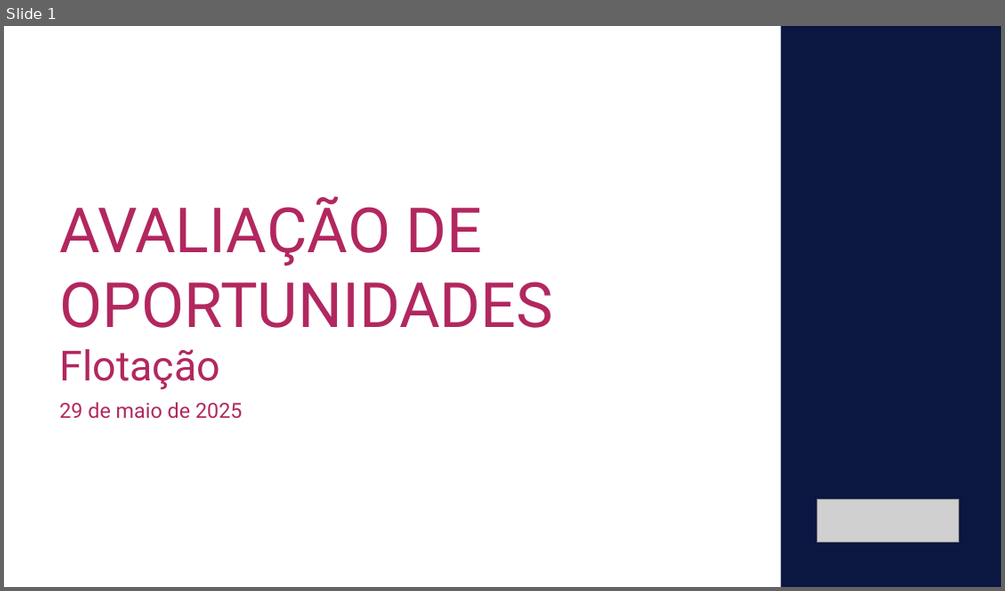
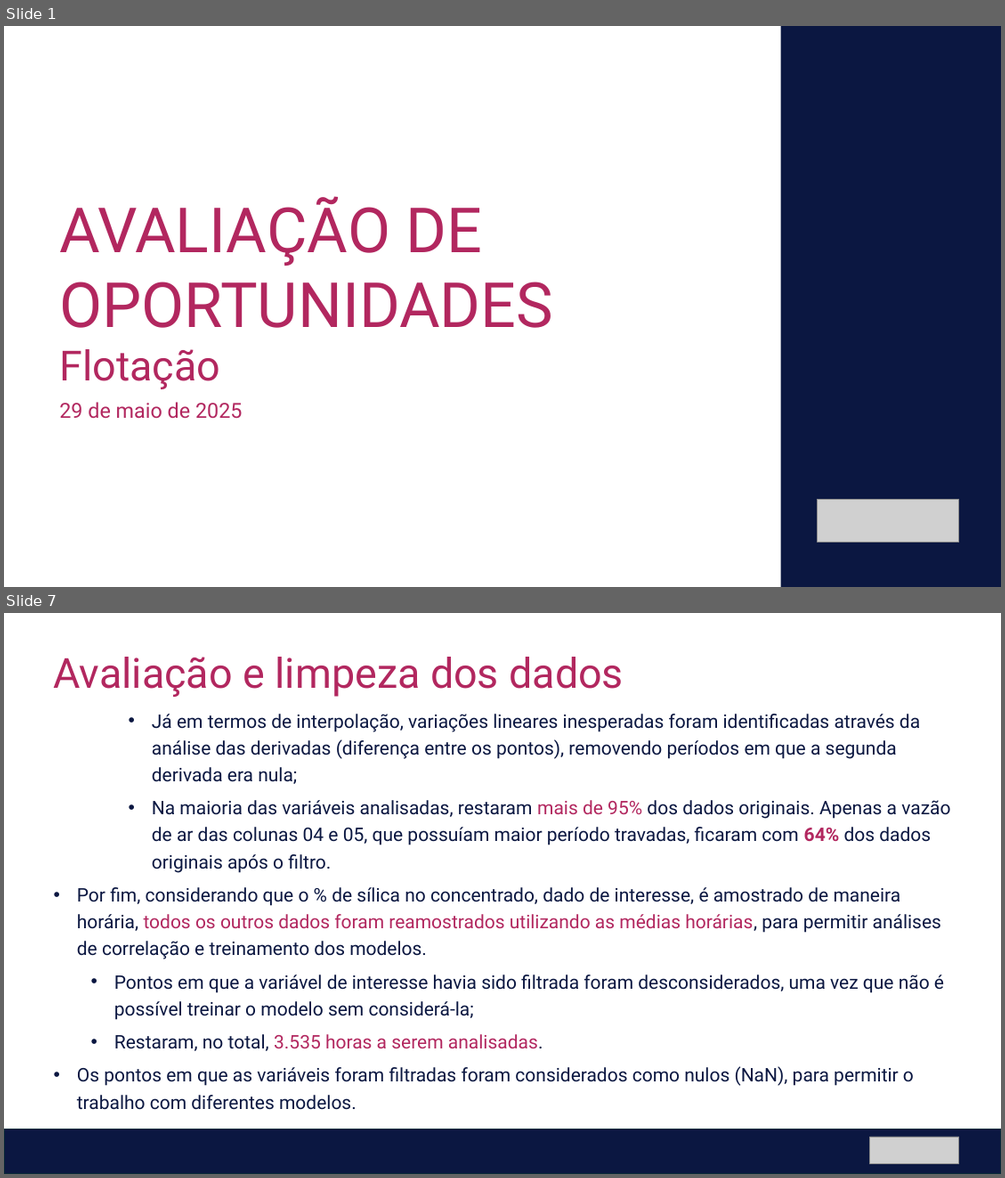
Before and after one commit to matleobor/case-ihm, a slide deck: IHM Stefanini - Análise de Oportunidade - Flotação.pptx. Shown one above the other, each under a label of ours: slide 1 before the commit, slides 1 and 7 after it; the slides between them are not shown. The pictures are 1005x591 and 1005x1178 pixels, drawn with LibreOffice and Linux fonts; fonts in the diff are those of the drawing; grey boxes stand for pictures. Boxes give left, top, right and bottom in pixels: in the first picture for what was removed or moved away, otherwise in the second. Text is boxed around its words. In the diff, an @@ line names an element or a change of style, - is before the commit and + after.

```diff
--- a/IHM Stefanini - Análise de Oportunidade - Flotação.pptx
+++ b/IHM Stefanini - Análise de Oportunidade - Flotação.pptx
@@ slide 7 added at <box>4,613,1001,1174</box>, background #FFFFFF @@
@@ text added at <box>54,657,624,697</box>, 40 pt, text #B2275F @@
+Avaliação e limpeza dos dados
@@ text added at <box>77,714,950,1110</box>, 18 pt, text #0B1741 @@
+    • Já em termos de interpolação, variações lineares inesperadas foram identificadas através da análise das derivadas (diferença entre os pontos), removendo períodos em que a segunda derivada era nula;
+    • Na maioria das variáveis analisadas, restaram mais de 95% dos dados originais. Apenas a vazão de ar das colunas 04 e 05, que possuíam maior período travadas, ficaram com 64% dos dados originais após o filtro.
+• Por fim, considerando que o % de sílica no concentrado, dado de interesse, é amostrado de maneira horária, todos os outros dados foram reamostrados utilizando as médias horárias, para permitir análises de correlação e treinamento dos modelos.
+  • Pontos em que a variável de interesse havia sido filtrada foram desconsiderados, uma vez que não é possível treinar o modelo sem considerá-la;
+  • Restaram, no total, 3.535 horas a serem analisadas.
+• Os pontos em que as variáveis foram filtradas foram considerados como nulos (NaN), para permitir o trabalho com diferentes modelos.
@@ rectangle added at <box>4,1129,1001,1174</box>, fill #0B1741, outline #092A39 1.5 pt @@
@@ picture added at <box>870,1136,959,1163</box> @@
```
Also in this commit, not shown: 1 slide changed, 12 other slides added, 1 other file.
